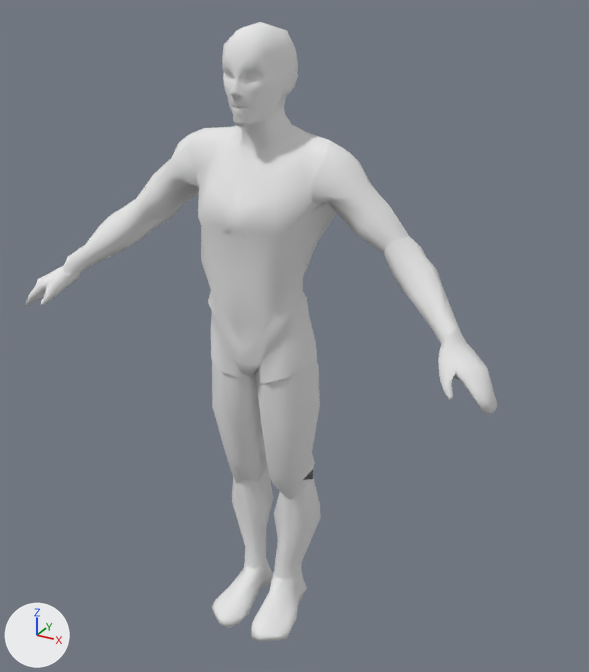
A saved change to the Blender file Art/SwimmerSeparated.blend.
Camera for both pictures: a 50 mm camera at (15.5, -25.8, 26.7) aimed at (-3.3, 8.4, 9.6). Arrows for +X, +Y and +Z are at lower left; the lights stay in place.

Names of what the first picture shows: 'Nageur-Corps..001', 'Nageur-Corps..002', 'Nageur-Corps..003', 'Nageur-Corps..004', 'Nageur-Corps..005', 'Nageur-Corps..006', 'Nageur-Corps..009', 'Nageur-Corps..011', 'Nageur-Corps..012', 'Nageur-Corps..013', 'Nageur-Corps..014', 'Nageur-Corps..015', 'Nageur-Corps..017', 'Nageur-Corps..018'.
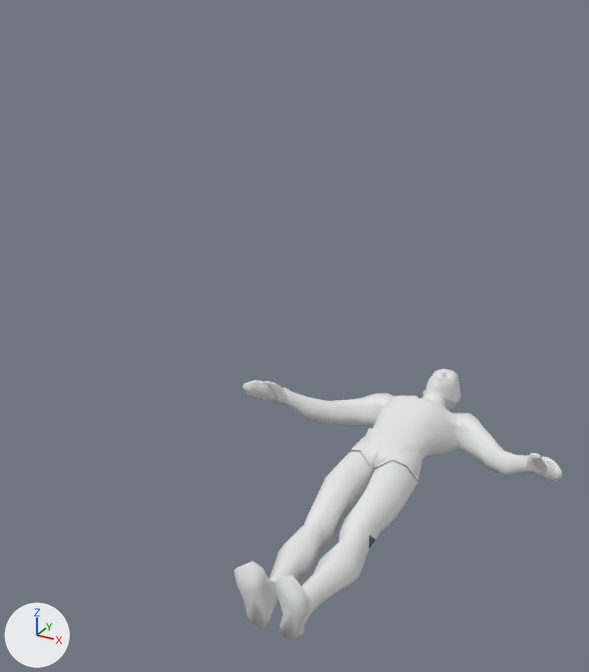
Changed parts and their boxes (x1, y1, x2, y2) in the pictures (589 x 672 px):
'Nageur-Corps..018', deleted: before (187, 107, 336, 383)
'Nageur-Corps..012', reshaped, moved, turned: before (251, 569, 307, 641); after (234, 369, 563, 640)
'Nageur-Corps..009', deleted: before (222, 22, 298, 127)
'Nageur-Corps..015', deleted: before (256, 361, 320, 500)
'Nageur-Corps..006', deleted: before (312, 141, 409, 254)
'Nageur-Corps..017', deleted: before (212, 360, 268, 483)
'Nageur-Corps..005', deleted: before (384, 236, 461, 344)
'Nageur-Corps..014', deleted: before (274, 473, 321, 580)
'Nageur-Corps..003', deleted: before (136, 128, 204, 221)
'Nageur-Corps..002', deleted: before (63, 199, 167, 276)
'Nageur-Corps..004', deleted: before (438, 330, 497, 414)
'Nageur-Corps..013', deleted: before (232, 467, 273, 569)
'Nageur-Corps..011', deleted: before (211, 559, 273, 628)
'Nageur-Corps..001', deleted: before (25, 265, 81, 306)

Edits to the bpy script that builds the scene:
```text
Change me_plane_012:
    used by ob_nageur_corps__012; location = (0.98, -0.44, 0.89); rotation_euler = (1.571, 0.0, 0.0), in degrees (90, 0, 0); scale = (-1.0, 1.0, 1.0)
    remove me_plane_012.from_pydata(...)  # 46 vertices, 82 faces; spans x -0.92..0.92, y -0.88..0.88, z -2.04..2.04
    add me_plane_012.from_pydata(...)  # 1084 vertices, 1906 faces; spans x -10.17..10.13, y 0.08..25.39, z -2.78..2.54
    me_plane_012 part 1: 46 vertices removed from x -0.92..0.92, y -0.88..0.88, z -2.04..2.04; 1084 vertices added at x -10.17..10.13, y 0.08..25.39, z -2.78..2.54
Remove ob_nageur_corps__018:
    ob_nageur_corps__018 = bpy.data.objects.new('Nageur-Corps..018', me_plane_018)
Remove ob_nageur_corps__017:
    ob_nageur_corps__017 = bpy.data.objects.new('Nageur-Corps..017', me_plane_017)
Remove ob_nageur_corps__015:
    ob_nageur_corps__015 = bpy.data.objects.new('Nageur-Corps..015', me_plane_015)
Remove ob_nageur_corps__014:
    ob_nageur_corps__014 = bpy.data.objects.new('Nageur-Corps..014', me_plane_014)
Remove ob_nageur_corps__013:
    ob_nageur_corps__013 = bpy.data.objects.new('Nageur-Corps..013', me_plane_013)
Change ob_nageur_corps__012:
    ob_nageur_corps__012.location: (0.98, -0.44, 0.89) -> (0.0, 0.0, 0.0)
    ob_nageur_corps__012.rotation_euler: (1.571, 0.0, 0.0) -> (0.0379, 0.0, 0.0)  # degrees (90, 0, 0) -> degrees (2.2, 0, 0)
Remove ob_nageur_corps__011:
    ob_nageur_corps__011 = bpy.data.objects.new('Nageur-Corps..011', me_plane_011)
Remove ob_nageur_corps__009:
    ob_nageur_corps__009 = bpy.data.objects.new('Nageur-Corps..009', me_plane_009)
Remove ob_nageur_corps__006:
    ob_nageur_corps__006 = bpy.data.objects.new('Nageur-Corps..006', me_plane_006)
Remove ob_nageur_corps__005:
    ob_nageur_corps__005 = bpy.data.objects.new('Nageur-Corps..005', me_plane_005)
Remove ob_nageur_corps__004:
    ob_nageur_corps__004 = bpy.data.objects.new('Nageur-Corps..004', me_plane_004)
Remove ob_nageur_corps__003:
    ob_nageur_corps__003 = bpy.data.objects.new('Nageur-Corps..003', me_plane_002)
Remove ob_nageur_corps__002:
    ob_nageur_corps__002 = bpy.data.objects.new('Nageur-Corps..002', me_plane_001)
Remove ob_nageur_corps__001:
    ob_nageur_corps__001 = bpy.data.objects.new('Nageur-Corps..001', me_plane)
```
